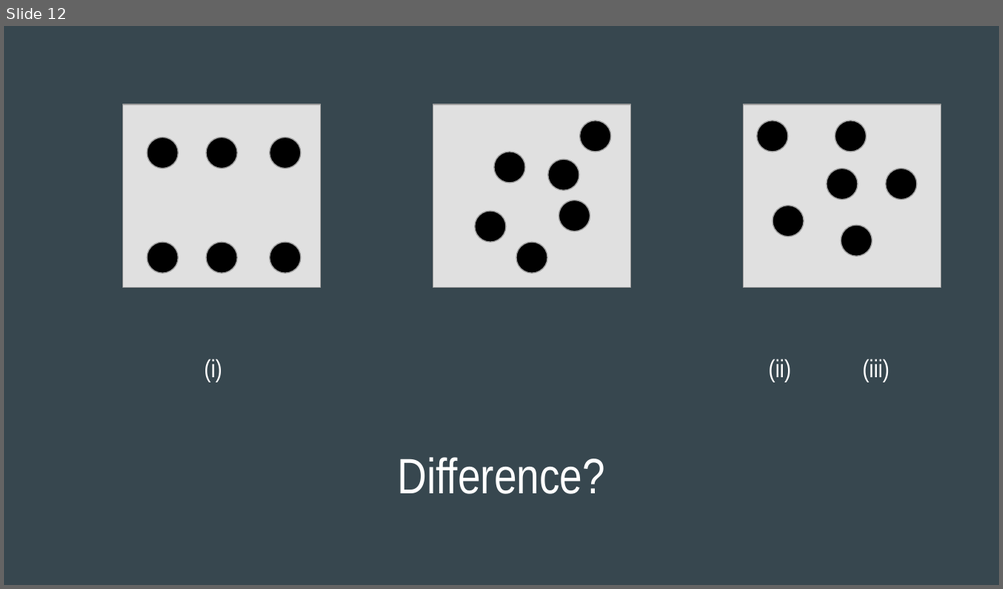
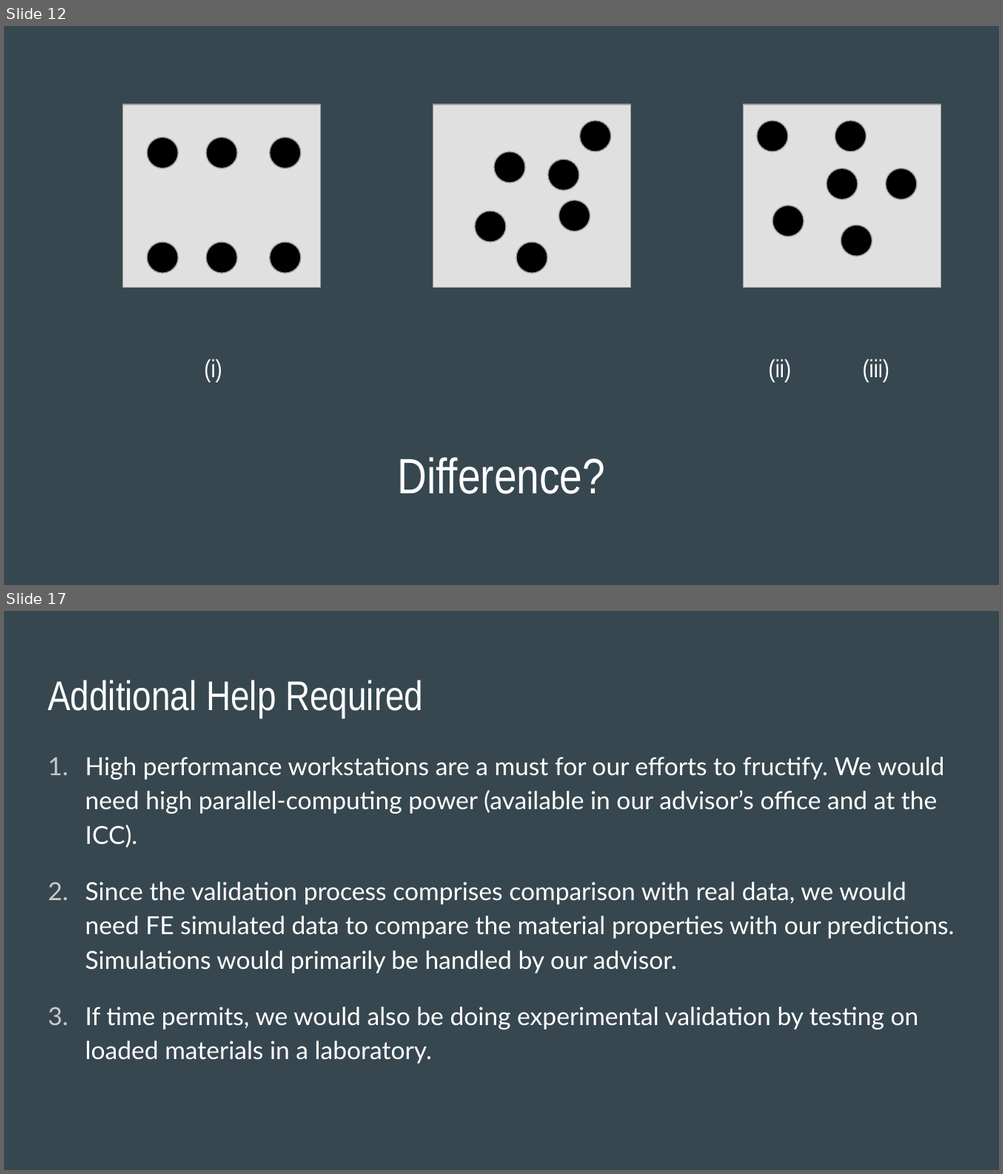
Before and after one commit to ranamihir/btp, a slide deck: End-Term Presentation (4-1).pptx. Shown one above the other, each under a label of ours: slide 12 before the commit, slides 12 and 17 after it; the slides between them are not shown. The pictures are 1003x589 and 1003x1174 pixels, drawn with LibreOffice and Linux fonts; fonts in the diff are those of the drawing. Boxes give left, top, right and bottom in pixels: in the first picture for what was removed or moved away, otherwise in the second. Text is boxed around its words. In the diff, an @@ line names an element or a change of style, - is before the commit and + after.

```diff
--- a/End-Term Presentation (4-1).pptx
+++ b/End-Term Presentation (4-1).pptx
@@ slide 17 added at (x1=4, y1=611, x2=999, y2=1170), background #37474F @@
@@ title added at (x1=48, y1=680, x2=423, y2=718), 30 pt, text #FFFFFF @@
+Additional Help Required
@@ text added at (x1=85, y1=757, x2=954, y2=1064), 18 pt, text #FFFFFF @@
+1. High performance workstations are a must for our efforts to fructify. We would need high parallel-computing power (available in our advisor’s office and at the ICC).
+2. Since the validation process comprises comparison with real data, we would need FE simulated data to compare the material properties with our predictions. Simulations would primarily be handled by our advisor.
+3. If time permits, we would also be doing experimental validation by testing on loaded materials in a laboratory.
```
Also in this commit, not shown: 8 slides changed, 2 other slides added, 1 slide removed, 3 other files.
